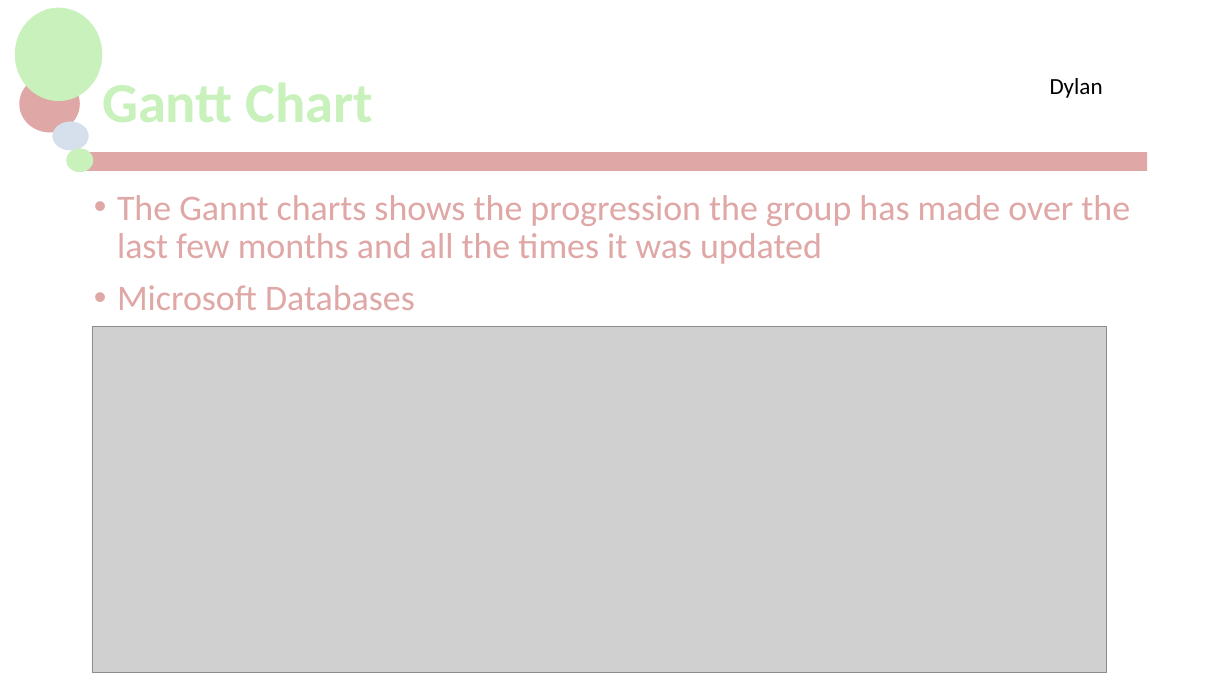
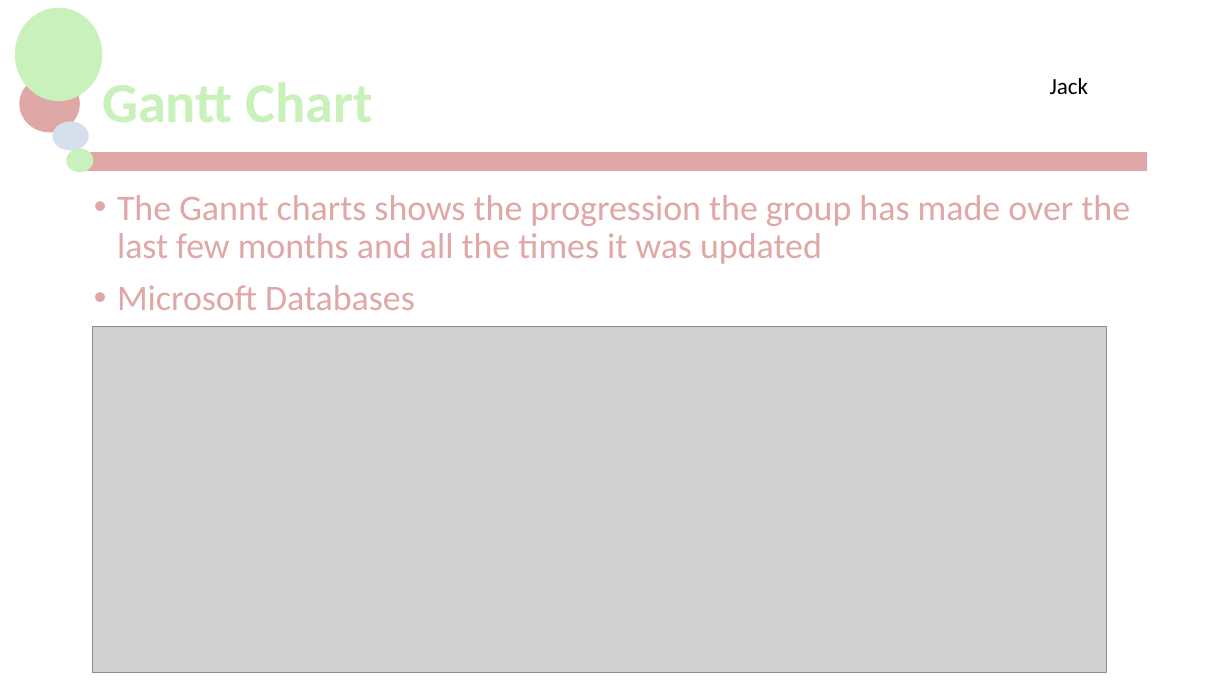
Before and after one commit to jackG97/Project, a slide deck: slide 4 of MCTV Limited.pptx. Drawn at 1232x693 pixels with LibreOffice and Linux fonts; fonts in the diff are those of the drawing; grey boxes stand for pictures; background and template pictures are left out. Boxes give left, top, right and bottom in pixels: in the first picture for what was removed or moved away, otherwise in the second. Text is boxed around its words. In the diff, an @@ line names an element or a change of style, - is before the commit and + after.

```diff
--- a/MCTV Limited.pptx
+++ b/MCTV Limited.pptx
@@ text at box(1050, 78, 1089, 94): text changed @@
-Dylan
+Jack
```
Also in this commit, not shown: 10 other slides changed, 1 other file.
